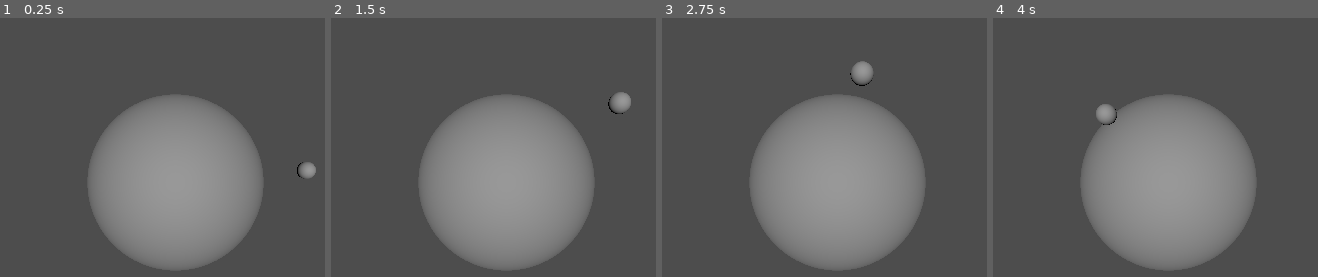
Above: before the commit, frames 1-4 (left to right).
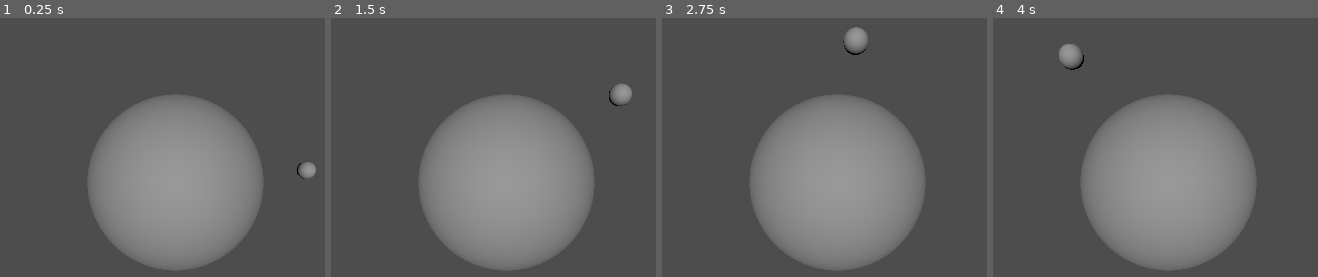
Above: after the commit, the same moments.

Repository: kwan3217/RoboDojo
Game: Godot game, scene res://Space.tscn
Same seed, same stepped clock (60 frames per second), same inputs: the game is played once before the commit and once after it. Before the commit the project has no main scene; this scene is started directly in both runs.
Inputs:
- Up to frame 1 (0.25 s): no input
- Up to frame 2 (1.5 s): tap Enter at 0.5 s
- Up to frame 3 (2.75 s): no input
- Up to frame 4 (4 s): no input

The runs differ from the first frame. In frame 1, less than 0.1% of the frame differs, in the area x 91-97%, y 56-63%; in frame 2, 0.5%; in frame 3, 1.0%, in the area x 55-65%, y 3-27%; in frame 4, 0.8%.

Commit message:
Set default linear damping to 0.0 -- need to do this since if you set the damping of a child to 0.0, it will use the default.

Diff:
--- a/project.godot
+++ b/project.godot
@@ -1,7 +1,20 @@
+; Engine configuration file.
+; It's best edited using the editor UI and not directly,
+; since the parameters that go here are not all obvious.
+;
+; Format:
+;   [section] ; section goes between []
+;   param=value ; assign values to parameters
+
 config_version=5
 
 [application]
 
 config/name="RoboDojo"
+run/main_scene="res://Space.tscn"
 config/features=PackedStringArray("4.1", "Forward Plus")
 config/icon="res://icon.svg"
+
+[physics]
+
+3d/default_linear_damp=0.0
